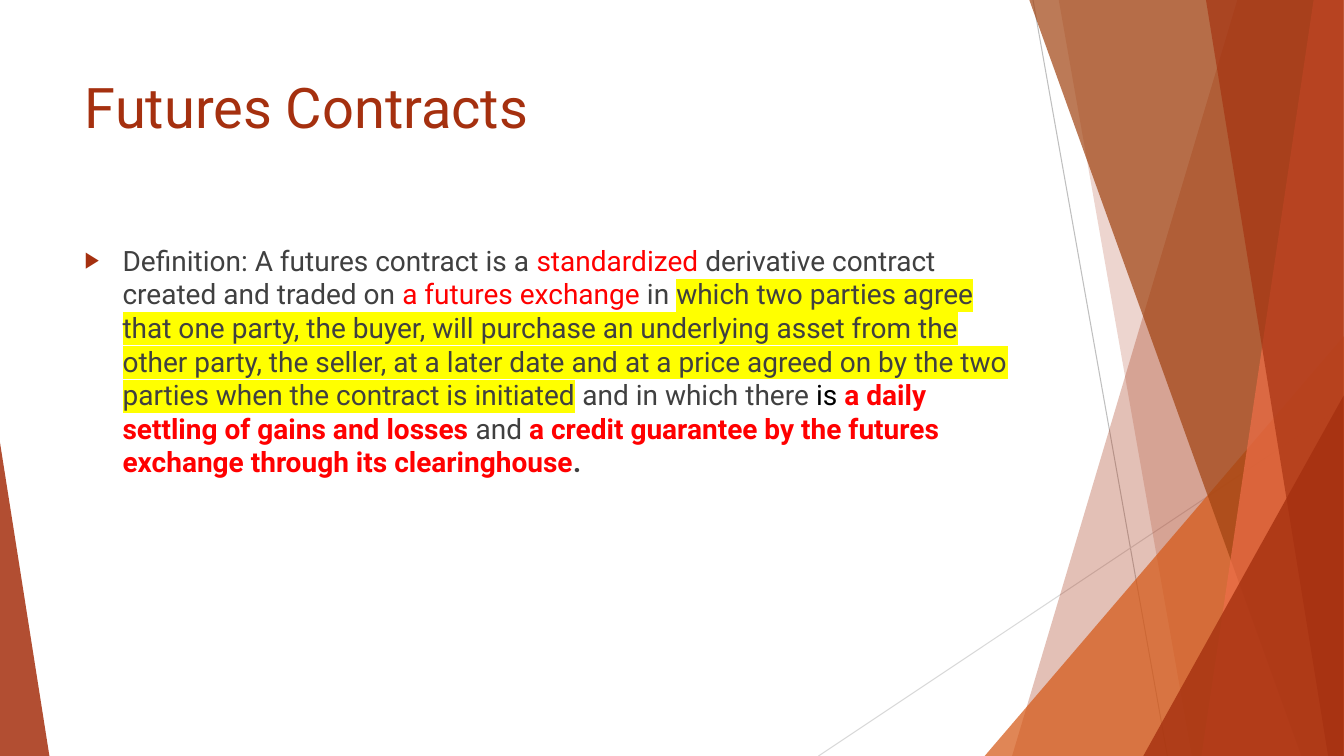
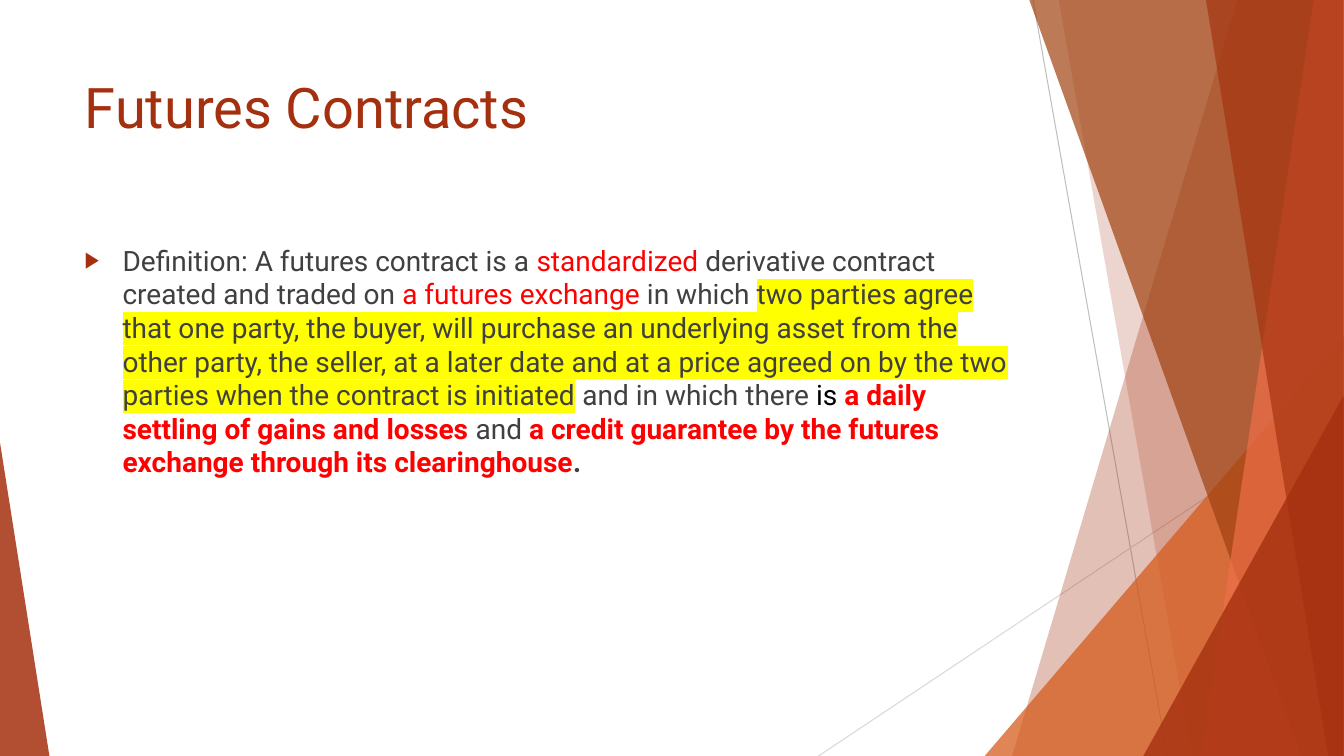
Before and after one commit to Isco0530/data, a slide deck: slide 10 of Reading 45.pptx. Drawn at 1344x756 pixels with LibreOffice and Linux fonts; fonts in the diff are those of the drawing. Boxes give left, top, right and bottom in pixels: in the first picture for what was removed or moved away, otherwise in the second. Text is boxed around its words. In the diff, an @@ line names an element or a change of style, - is before the commit and + after.

```diff
--- a/Reading 45.pptx
+++ b/Reading 45.pptx
@@ text "Definition: A futures contract is ..." at box(123, 249, 1006, 478): highlight #FFFF00 to none in "which" @@
```
Also in this commit, not shown: 1 other slide changed, 1 slide added.
